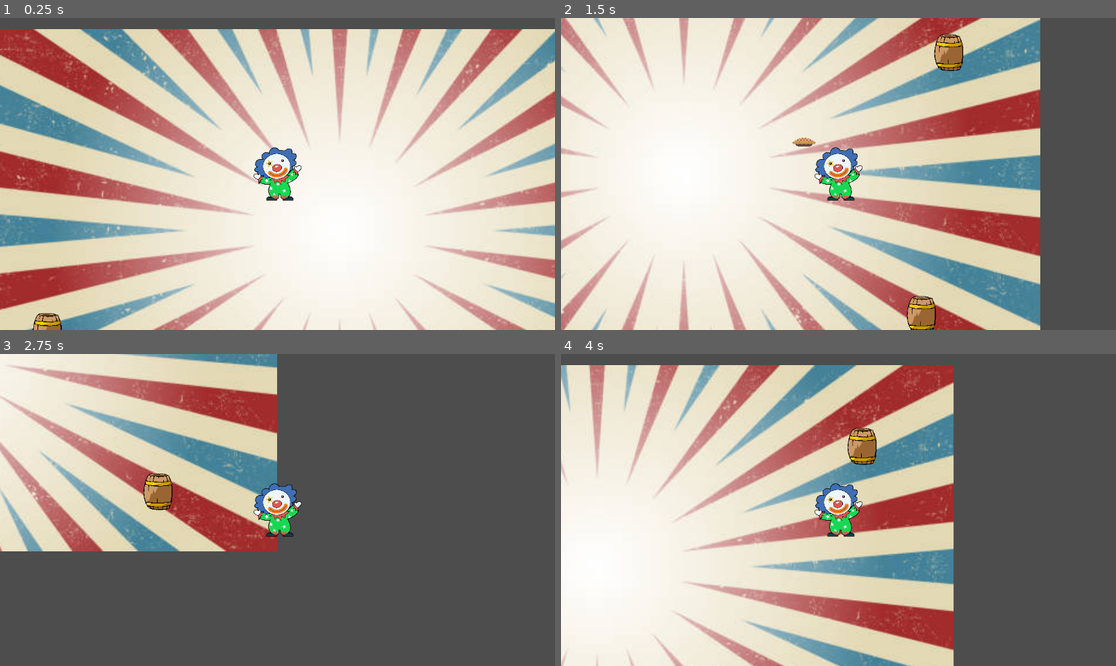
Above: before the commit, frames 1-4 (two rows, left to right).
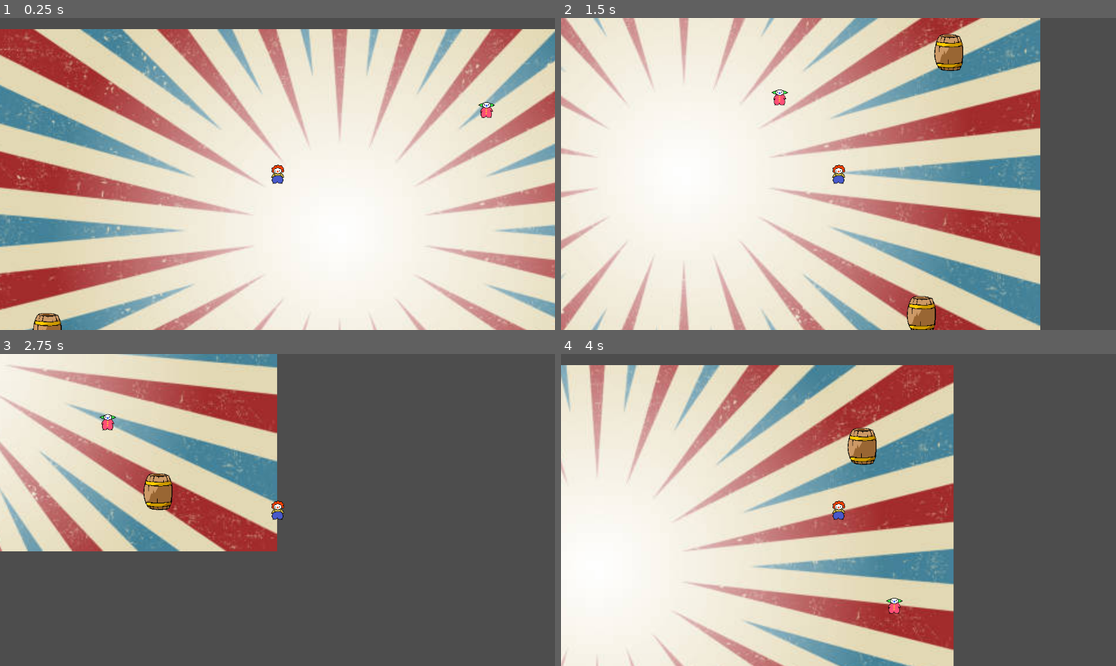
Above: after the commit, the same moments.

Repository: dillpret/ggj2024
Game: Godot game, scene res://scenes/game.tscn
Same seed, same stepped clock (60 frames per second), same inputs: the game is played once before the commit and once after it.
Inputs (mouse positions are in pixels of both pictures, inside the frame that each line leads up to):
- Up to frame 1 (0.25 s): no input
- Up to frame 2 (1.5 s): move the mouse to (960, 158) at 0.52 s; press the mouse at (960, 158) at 0.53 s; hold D (move_right) 0.53-1.28 s; move the mouse to (727, 189) at 1.27 s; release the mouse at (727, 189) at 1.28 s; hold S (move_down) from 1.28 s (still down); click (727, 189) at 1.35 s
- Up to frame 3 (2.75 s): move the mouse to (333, 441) at 2.02 s; release S (move_down) at 2.03 s; press the mouse at (333, 441) at 2.03 s; hold D (move_right) from 2.03 s (still down)
- Up to frame 4 (4 s): move the mouse to (810, 572) at 2.77 s; release D (move_right) at 2.78 s; release the mouse at (810, 572) at 2.78 s; hold W (move_up) 2.78-3.53 s; click (810, 572) at 2.85 s; move the mouse to (1005, 556) at 3.52 s; press the mouse at (1005, 556) at 3.53 s; hold A (move_left) from 3.53 s (still down)

The runs differ from the first frame. In frame 1, 0.9% of the frame differs, in the area x 45-90%, y 26-59%; in frame 2, 1.2%, in the area x 37-55%, y 22-59%; in frame 3, 1.1%; in frame 4, 1.1%.

Commit message:
feat: pie throwing for enemies + cooldown

Diff:
--- /dev/null
+++ b/entities/character/character_base.gd
@@ -0,0 +1,37 @@
+class_name CharacterBase
+
+extends CharacterBody2D
+
+@export_group("Movement")
+@export var move_speed: float = 600
+
+@export_group("Pie Throwing")
+@export var throw_speed: float = 1000
+@export var projectile: Resource
+@export var throw_cooldown: float = 0.5
+@export var throw_point: Node2D
+
+var current_throw_cooldown: float = throw_cooldown
+
+func get_pie_velocity_to_target(target: Vector2) -> Vector2:
+	var my_pos = global_position
+	var angle_to_target = my_pos.angle_to_point(target)
+	var rotation_vector = Vector2.from_angle(angle_to_target)
+	return rotation_vector.normalized() * throw_speed
+
+func throw_at(target: Vector2):
+	if not can_throw():
+		return
+	var new_pie = projectile.instantiate()
+	owner.add_child(new_pie)
+	new_pie.transform = throw_point.global_transform
+	new_pie.velocity = get_pie_velocity_to_target(target)
+	new_pie.look_at(target)
+	current_throw_cooldown = throw_cooldown
+
+func _process(delta):
+	if current_throw_cooldown > 0:
+		current_throw_cooldown -= delta
+
+func can_throw() -> bool:
+	return current_throw_cooldown <= 0
--- a/entities/enemies/enemy.gd
+++ b/entities/enemies/enemy.gd
@@ -1,13 +1,24 @@
-extends CharacterBody2D
+extends CharacterBase
 
-@export var move_speed: float = 300
+@onready var player: Node2D = get_node("/root/Game/Player")
 
-@onready var player = get_node("/root/Game/Player")
+func _get_player_position() -> Vector2:
+	return player.global_position
 
-func  _physics_process(delta):
-	var player_in_range = %ThrowingArea.get_overlapping_bodies()
 
-	if player_in_range.size() != 1:
+func _is_player_in_range() -> bool:
+	var players_in_range = %ThrowingArea.get_overlapping_bodies()
+	return players_in_range.size() >= 1
+
+
+func _physics_process(_delta):
+	if not _is_player_in_range():
 		var direction = global_position.direction_to(player.global_position)
 		velocity = direction * move_speed
 		move_and_slide()
+
+
+func _process(_delta):
+	super._process(_delta)
+	if _is_player_in_range():
+		throw_at(_get_player_position())
--- a/entities/enemies/enemy.tscn
+++ b/entities/enemies/enemy.tscn
@@ -1,7 +1,8 @@
-[gd_scene load_steps=5 format=3 uid="uid://dlmarsxy32eac"]
+[gd_scene load_steps=6 format=3 uid="uid://b5bcaltfxogjd"]
 
 [ext_resource type="Script" path="res://entities/enemies/enemy.gd" id="1_ww14u"]
-[ext_resource type="Texture2D" uid="uid://cfe64gwt27tqi" path="res://assets/sprites/enemy/33-332282_clown-free-to-use-clipart-clown.png" id="1_xhr4b"]
+[ext_resource type="PackedScene" uid="uid://dwy3ddk1xgn6a" path="res://entities/projectiles/enemy_pie.tscn" id="2_51ydm"]
+[ext_resource type="Texture2D" uid="uid://dedrxk5fs2nbe" path="res://assets/sprites/enemies/enemy.png" id="3_tb88a"]
 
 [sub_resource type="CircleShape2D" id="CircleShape2D_ehv7d"]
 radius = 20.025
@@ -9,9 +10,12 @@
 [sub_resource type="CircleShape2D" id="CircleShape2D_cmyx1"]
 radius = 178.0
 
-[node name="Enemy" type="CharacterBody2D"]
+[node name="Enemy" type="CharacterBody2D" node_paths=PackedStringArray("throw_point")]
 collision_mask = 2
 script = ExtResource("1_ww14u")
+move_speed = 300.0
+projectile = ExtResource("2_51ydm")
+throw_point = NodePath("ThrowPoint")
 
 [node name="ThrowPoint" type="Marker2D" parent="."]
 unique_name_in_owner = true
@@ -19,7 +23,7 @@
 
 [node name="Sprite2D" type="Sprite2D" parent="."]
 scale = Vector2(0.134, 0.134)
-texture = ExtResource("1_xhr4b")
+texture = ExtResource("3_tb88a")
 
 [node name="CollisionShape2D" type="CollisionShape2D" parent="."]
 position = Vector2(4, 37)
--- a/entities/player/player.gd
+++ b/entities/player/player.gd
@@ -1,27 +1,12 @@
-extends CharacterBody2D
+extends CharacterBase
 
-@export var move_speed: float = 600
-@export var throw_speed: float = 1000
-@export var projectile: Resource
-
-func _physics_process(delta):
+func _physics_process(_delta):
 	var direction = Input.get_vector("move_left", "move_right", "move_up", "move_down")
 	velocity = direction * move_speed
 	move_and_slide()
 
-func get_pie_velocity() -> Vector2:
-	var mouse_pos = get_global_mouse_position()
-	var player_pos = global_position
-	var angle_to_mouse = player_pos.angle_to_point(mouse_pos)
-	var rotation_vector = Vector2.from_angle(angle_to_mouse)
-	return rotation_vector.normalized() * throw_speed
 
-func throw():
-	var new_pie = projectile.instantiate()
-	owner.add_child(new_pie)
-	new_pie.transform = %ThrowPoint.global_transform
-	new_pie.velocity = get_pie_velocity()
-
-func _process(delta):
-	if Input.is_action_just_pressed("throw_pie"):
-		throw()
+func _process(_delta):
+	super._process(_delta)
+	if Input.is_action_pressed("throw_pie"):
+		throw_at(get_global_mouse_position())
--- a/entities/player/player.tscn
+++ b/entities/player/player.tscn
@@ -1,16 +1,17 @@
-[gd_scene load_steps=5 format=3 uid="uid://b588fenf8ax6"]
+[gd_scene load_steps=5 format=3 uid="uid://bu4w45l7ahi1g"]
 
-[ext_resource type="Texture2D" uid="uid://qcqa640ad6rk" path="res://assets/sprites/player/33-332282_clown-free-to-use-clipart-clown.png" id="1_f61eb"]
 [ext_resource type="Script" path="res://entities/player/player.gd" id="1_gitli"]
 [ext_resource type="PackedScene" uid="uid://cfqpkyk56s2dt" path="res://entities/projectiles/player_pie.tscn" id="2_jti0q"]
+[ext_resource type="Texture2D" uid="uid://b6pt5sc0awaow" path="res://assets/sprites/player/player.png" id="3_lkerv"]
 
 [sub_resource type="CircleShape2D" id="CircleShape2D_0pctp"]
 radius = 20.025
 
-[node name="Player" type="CharacterBody2D"]
+[node name="Player" type="CharacterBody2D" node_paths=PackedStringArray("throw_point")]
 collision_layer = 2
 script = ExtResource("1_gitli")
 projectile = ExtResource("2_jti0q")
+throw_point = NodePath("ThrowPoint")
 
 [node name="ThrowPoint" type="Marker2D" parent="."]
 unique_name_in_owner = true
@@ -18,7 +19,7 @@
 
 [node name="Sprite2D" type="Sprite2D" parent="."]
 scale = Vector2(0.134048, 0.134048)
-texture = ExtResource("1_f61eb")
+texture = ExtResource("3_lkerv")
 
 [node name="CollisionShape2D" type="CollisionShape2D" parent="."]
 position = Vector2(4, 37)
--- a/entities/projectiles/enemy_pie.tscn
+++ b/entities/projectiles/enemy_pie.tscn
@@ -1,4 +1,20 @@
-[gd_scene format=3 uid="uid://dwy3ddk1xgn6a"]
+[gd_scene load_steps=4 format=3 uid="uid://dwy3ddk1xgn6a"]
 
-[node name="EnemyPie" type="Area2D"]
+[ext_resource type="Script" path="res://entities/projectiles/pie.gd" id="1_e2kqe"]
+[ext_resource type="Texture2D" uid="uid://cb3hwawnkskuo" path="res://assets/sprites/projectiles/pie-clipart-md.png" id="2_sl405"]
+
+[sub_resource type="CircleShape2D" id="CircleShape2D_4alw2"]
+
+[node name="PlayerPie" type="Area2D"]
 collision_mask = 2
+script = ExtResource("1_e2kqe")
+
+[node name="Sprite2D" type="Sprite2D" parent="."]
+rotation = 1.5708
+scale = Vector2(0.0606061, 0.0606061)
+texture = ExtResource("2_sl405")
+
+[node name="CollisionShape2D" type="CollisionShape2D" parent="."]
+shape = SubResource("CircleShape2D_4alw2")
+
+[connection signal="body_entered" from="." to="." method="_on_body_entered"]
--- a/entities/projectiles/player_pie.gd
+++ b/entities/projectiles/pie.gd
@@ -4,13 +4,12 @@
 
 @export var velocity: Vector2
 
-var travelled_distance = 0
 var initial_position: Vector2
 
 func _physics_process(delta):
-	transform.origin += velocity * delta
+	global_position += velocity * delta
 
-	if (transform.origin - initial_position).length() >= RANGE:
+	if (global_position - initial_position).length() >= RANGE:
 		queue_free()
 
 func _init():
--- a/entities/projectiles/player_pie.tscn
+++ b/entities/projectiles/player_pie.tscn
@@ -1,15 +1,16 @@
 [gd_scene load_steps=4 format=3 uid="uid://cfqpkyk56s2dt"]
 
 [ext_resource type="Texture2D" uid="uid://cb3hwawnkskuo" path="res://assets/sprites/projectiles/pie-clipart-md.png" id="1_l8qpu"]
-[ext_resource type="Script" path="res://entities/projectiles/player_pie.gd" id="1_rahj8"]
+[ext_resource type="Script" path="res://entities/projectiles/pie.gd" id="1_s82r2"]
 
 [sub_resource type="CircleShape2D" id="CircleShape2D_4alw2"]
 
 [node name="PlayerPie" type="Area2D"]
 collision_layer = 2
-script = ExtResource("1_rahj8")
+script = ExtResource("1_s82r2")
 
 [node name="Sprite2D" type="Sprite2D" parent="."]
+rotation = 1.5708
 scale = Vector2(0.0606061, 0.0606061)
 texture = ExtResource("1_l8qpu")
 
--- a/scenes/game.tscn
+++ b/scenes/game.tscn
@@ -1,8 +1,9 @@
-[gd_scene load_steps=4 format=3 uid="uid://dqk1pnyglr632"]
+[gd_scene load_steps=5 format=3 uid="uid://dqk1pnyglr632"]
 
 [ext_resource type="Texture2D" uid="uid://sk0ai27a51o4" path="res://assets/sprites/environment/vintage-circus-background-for-a-poster.png" id="1_7sqhe"]
-[ext_resource type="PackedScene" uid="uid://b588fenf8ax6" path="res://entities/player/player.tscn" id="1_8t4je"]
+[ext_resource type="PackedScene" uid="uid://bu4w45l7ahi1g" path="res://entities/player/player.tscn" id="1_8t4je"]
 [ext_resource type="PackedScene" uid="uid://cpuph4nwsbw1h" path="res://entities/environment/obstacle.tscn" id="3_1rbtv"]
+[ext_resource type="PackedScene" uid="uid://b5bcaltfxogjd" path="res://entities/enemies/enemy.tscn" id="4_pvn3a"]
 
 [node name="Game" type="Node2D"]
 y_sort_enabled = true
@@ -25,3 +26,6 @@
 
 [node name="Obstacle3" parent="." instance=ExtResource("3_1rbtv")]
 position = Vector2(1290, 169)
+
+[node name="Enemy" parent="." instance=ExtResource("4_pvn3a")]
+position = Vector2(1116, 142)
